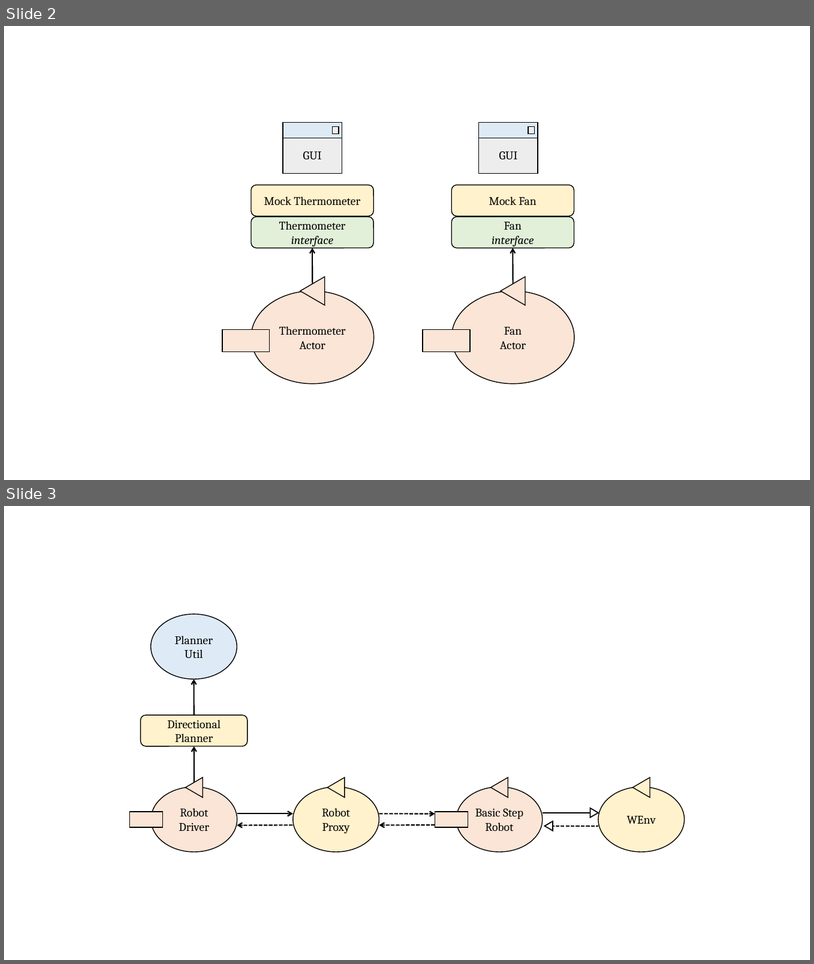
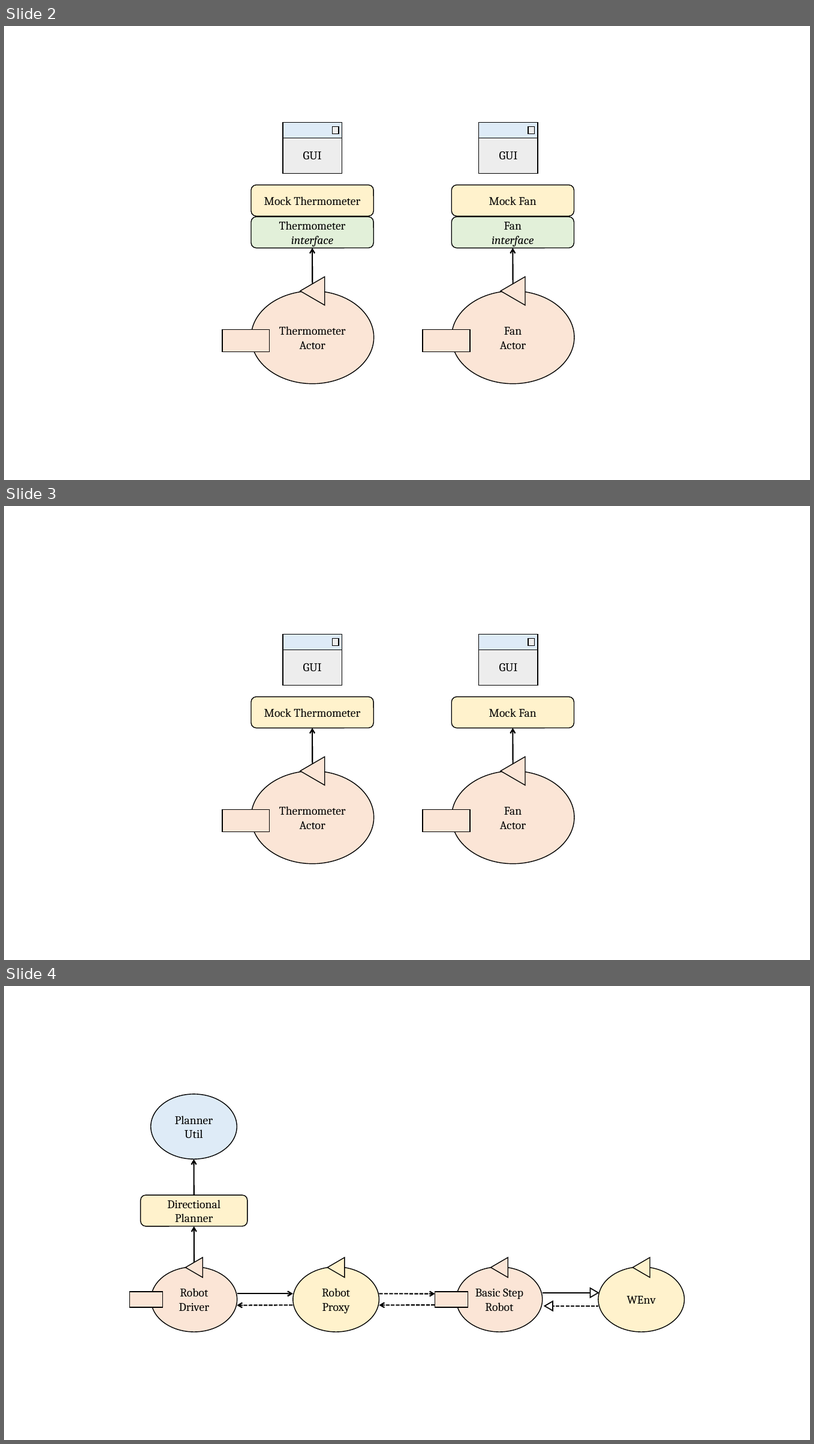
Before and after one commit to JackFantaz/FantazziniGiacomoIss, a slide deck: FinalTask/userDocs/img/final_task_schema.pptx. Shown one above the other, each under a label of ours: slides 2 and 3 before the commit, slides 2, 3 and 4 after it. The pictures are 814x964 and 814x1444 pixels, drawn with LibreOffice and Linux fonts; fonts in the diff are those of the drawing. Boxes give left, top, right and bottom in pixels: in the first picture for what was removed or moved away, otherwise in the second. Text is boxed around its words. In the diff, an @@ line names an element or a change of style, - is before the commit and + after.

Commit message:
thermometer and fan picture

```diff
--- a/FinalTask/userDocs/img/final_task_schema.pptx
+++ b/FinalTask/userDocs/img/final_task_schema.pptx
@@ slide 3 added at box(4, 506, 810, 960), background #FFFFFF @@
@@ rectangle added at box(283, 634, 342, 685), fill #EDEDED, outline #000000 1 pt, 14 pt, text #000000 @@
+GUI
@@ rectangle added at box(283, 634, 342, 650), fill #DEEBF7, outline #000000 1 pt @@
@@ rectangle added at box(332, 639, 339, 646), fill #EDEDED, outline #000000 1 pt @@
@@ rectangle added at box(479, 634, 538, 685), fill #EDEDED, outline #000000 1 pt, 14 pt, text #000000 @@
+GUI
@@ rectangle added at box(479, 634, 538, 650), fill #DEEBF7, outline #000000 1 pt @@
@@ rectangle added at box(528, 639, 535, 646), fill #EDEDED, outline #000000 1 pt @@
@@ rounded rectangle added at box(251, 697, 374, 728), fill #FFF2CC, outline #000000 1 pt, 14 pt, text #000000 @@
+Mock Thermometer
@@ rounded rectangle added at box(452, 697, 575, 728), fill #FFF2CC, outline #000000 1 pt, 14 pt, text #000000 @@
+Mock Fan
@@ arrow added from (312, 764) to (312, 728), #000000 1.5 pt @@
@@ arrow added from (513, 764) to (513, 728), #000000 1.5 pt @@
@@ triangle added at box(300, 756, 325, 785), fill #FBE5D6, outline #000000 1 pt @@
@@ triangle added at box(501, 756, 525, 785), fill #FBE5D6, outline #000000 1 pt @@
@@ ellipse added at box(251, 771, 374, 864), fill #FBE5D6, outline #000000 1 pt, 14 pt, text #000000 @@
+Thermometer
+Actor
@@ ellipse added at box(452, 771, 575, 864), fill #FBE5D6, outline #000000 1 pt, 14 pt, text #000000 @@
+Fan
+Actor
@@ rectangle added at box(222, 809, 270, 831), fill #FBE5D6, outline #000000 1 pt @@
@@ rectangle added at box(423, 809, 470, 831), fill #FBE5D6, outline #000000 1 pt @@
@@ what was slide 3 is now slide 4 @@
```
Also in this commit, not shown: 1 other file.
